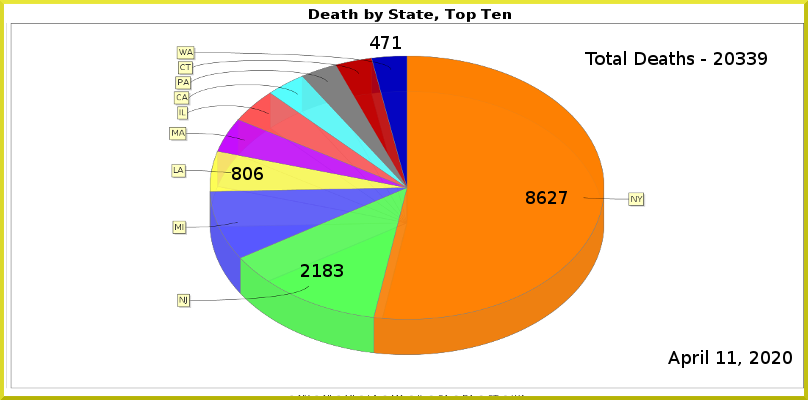
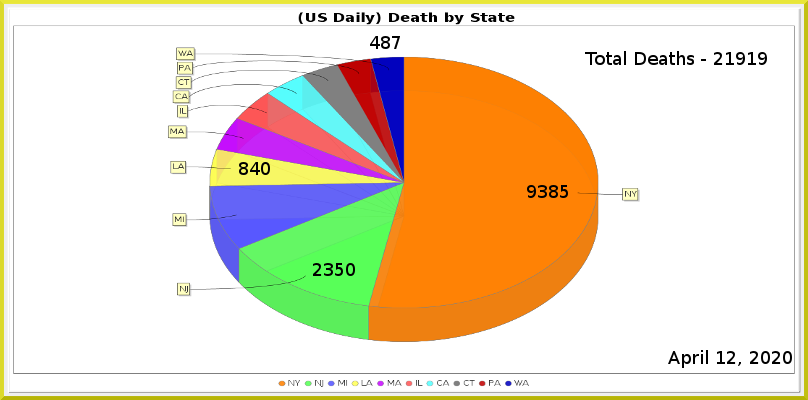
Layers edited between the first and the second 808px x 400px image:
painted on "Least" over [381,36,401,49]
painted on "LA" over [232,162,270,180]
painted on "NJ" over [301,263,355,277]
painted on "NY" over [526,185,568,204]
renamed "Total Deaths - 20339" to "Total Deaths - 21919", painted on it over [725,52,756,65]
painted on "Current Date" over [727,351,736,364]
painted on "Death_by_State.png" over [4,4,804,396]
